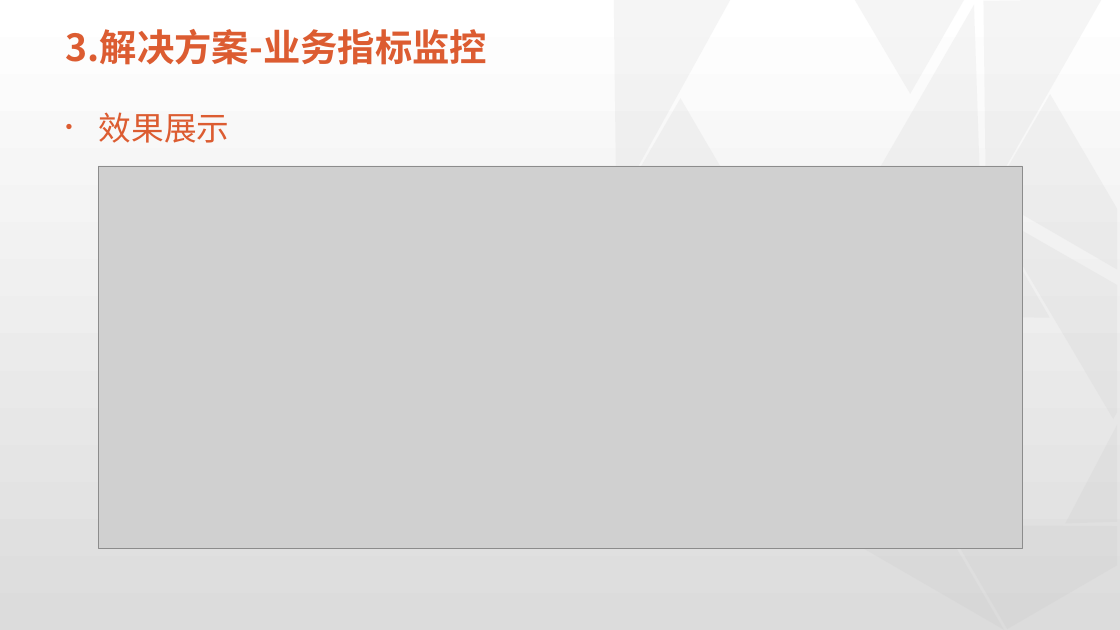
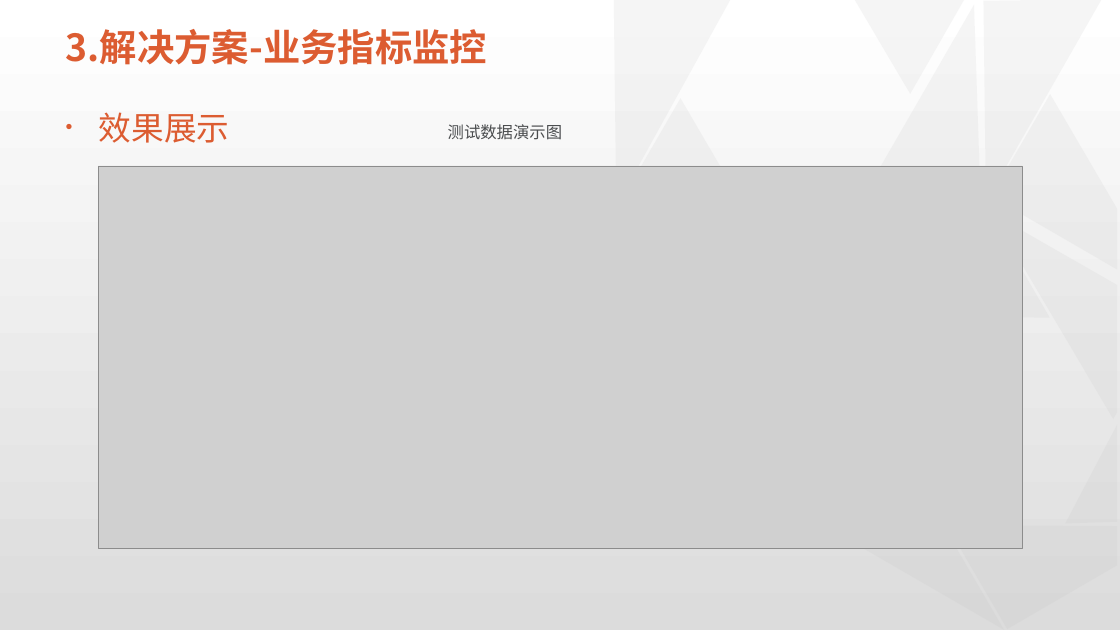
Before and after one commit to physicsLoveJava/java-miscellaneous, a slide deck: slide 16 of tech-interview/a-task/实习总结-07-26.pptx. Drawn at 1120x630 pixels with LibreOffice and Linux fonts; fonts in the diff are those of the drawing; grey boxes stand for pictures; background and template pictures are left out. Boxes give left, top, right and bottom in pixels: in the first picture for what was removed or moved away, otherwise in the second. Text is boxed around its words. In the diff, an @@ line names an element or a change of style, - is before the commit and + after.

```diff
--- a/tech-interview/a-task/实习总结-07-26.pptx
+++ b/tech-interview/a-task/实习总结-07-26.pptx
@@ text added at box(448, 124, 562, 140), 14 pt, text #4B4D4F @@
+测试数据演示图
```
Also in this commit, not shown: 4 other slides changed.
